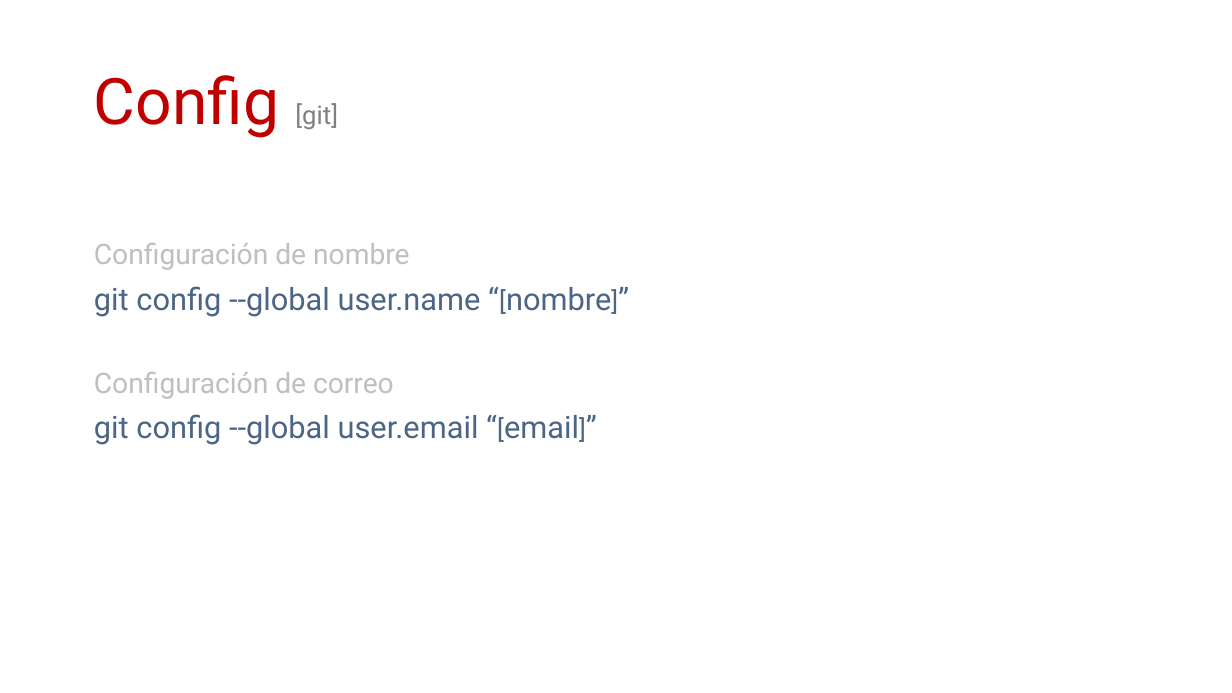
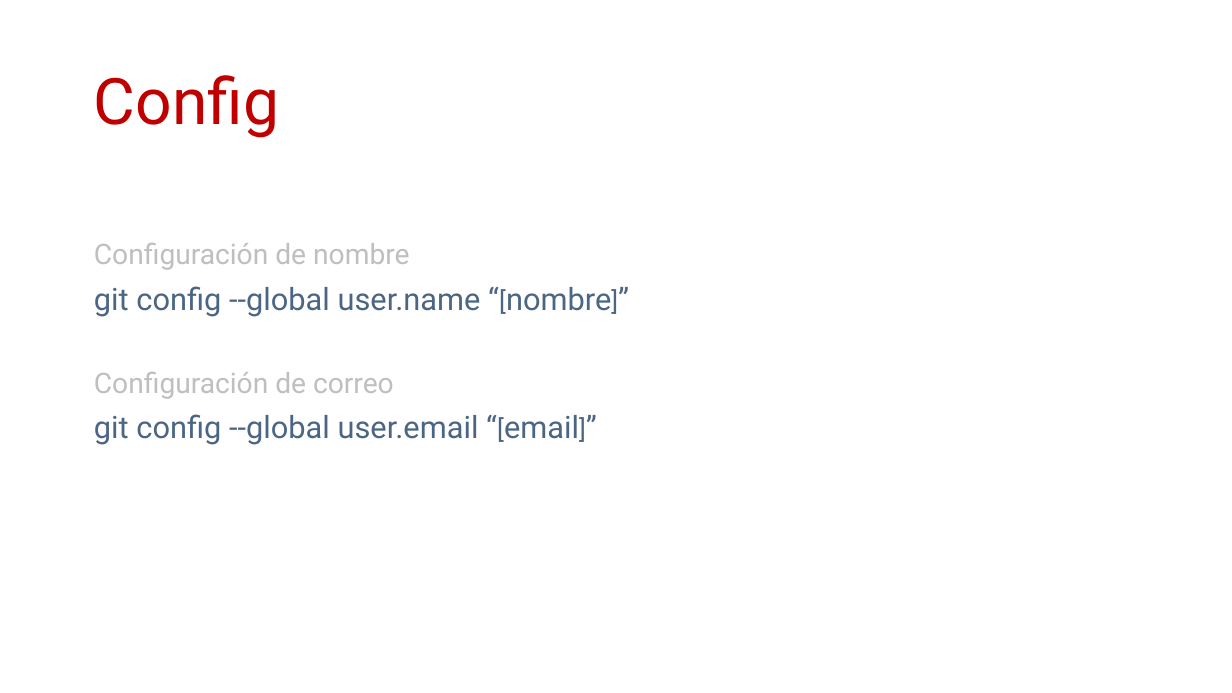
Before and after one commit to cimadev/PlaticasTalleres, a slide deck: slide 4 of 2018/Git-github-fundamentals/gitgithubfundamentals.pptx. Drawn at 1232x693 pixels with LibreOffice and Linux fonts; fonts in the diff are those of the drawing. Boxes give left, top, right and bottom in pixels: in the first picture for what was removed or moved away, otherwise in the second. Text is boxed around its words. In the diff, an @@ line names an element or a change of style, - is before the commit and + after.

```diff
--- a/2018/Git-github-fundamentals/gitgithubfundamentals.pptx
+++ b/2018/Git-github-fundamentals/gitgithubfundamentals.pptx
@@ title at (94,75,279,138): text changed @@
-Config [git]
+Config
```
Also in this commit, not shown: 2 other slides changed, 15 slides added.
